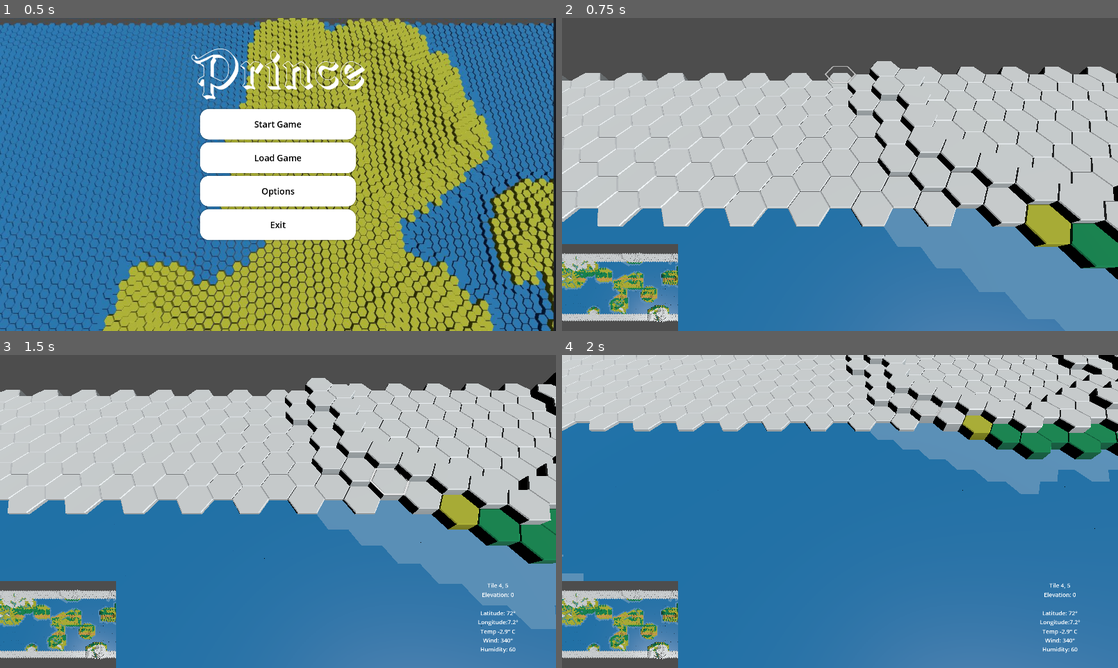
Above: before the commit, frames 1-4 (two rows, left to right).
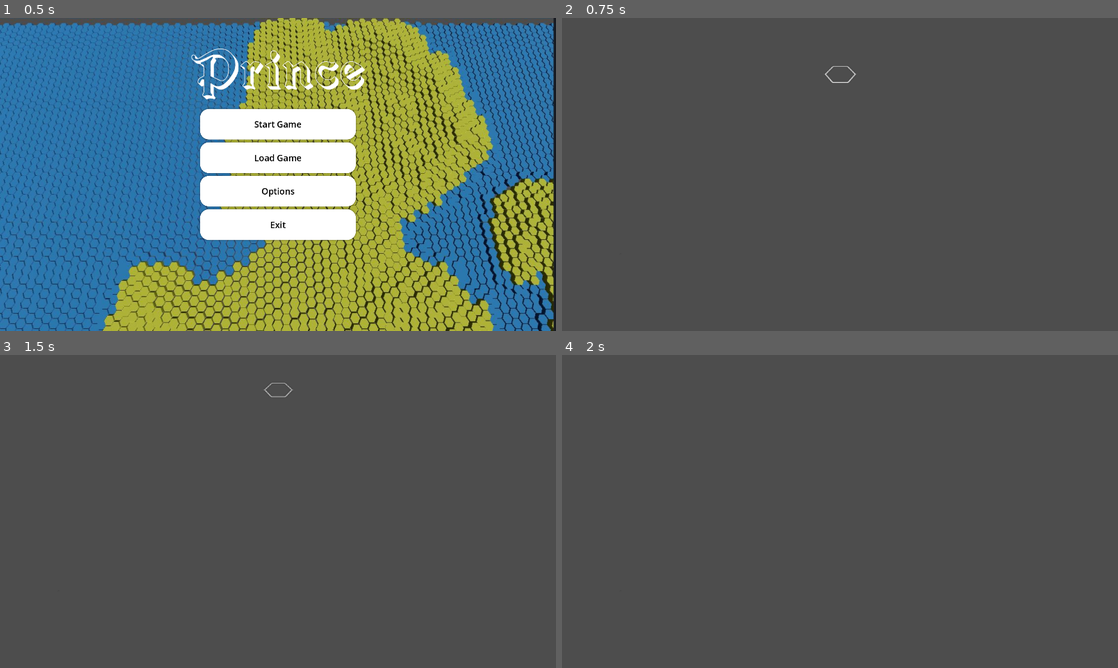
Above: after the commit, the same moments.

Repository: web-fu/prince
Game: Godot game, scene res://scenes/ui/MainMenu.tscn
Two runs of this game, one before a commit and one after it. Both use one fixed random seed, a clock stepped at 60 frames per second and the inputs below.
Inputs (mouse positions are in pixels of both pictures, inside the frame that each line leads up to):
- Up to frame 1 (0.5 s): no input
- Up to frame 2 (0.75 s): click "Start Game" at 0.5 s
- Up to frame 3 (1.5 s): tap Enter at 1.25 s; move the mouse to (400, 495) at 1.27 s; hold E (axial_move_north_east) from 1.28 s (still down); hold Down (camera_move_down) from 1.28 s (still down); click (400, 495) at 1.42 s
- Up to frame 4 (2 s): keep holding E (axial_move_north_east); keep holding Down (camera_move_down)

Frame 1 is identical in both runs. In frame 2, 81% of the frame differs, in the area x 0-100%, y 13-100%; in frame 3, 88%; in frame 4, 99%, in the area x 0-100%, y 0-100%.
Error after the commit: Parse Error: Too many arguments for "new()" call. Expected at most 1 but received 2. (res://scripts/generation/PlateGenerator.gd:7)

Commit message:
Removed wind, tectonic stress, simplified climate

Diff:
--- a/scenes/ui/tile_info.gd
+++ b/scenes/ui/tile_info.gd
@@ -23,4 +23,4 @@
 	else:
 		river.text = ""
 	coordinates.text = "Latitude: " + str(hex.latitude) + '°\nLongitude:' + str(hex.longitude) +'°'
-	climate.text = "Temp " + str(snapped(hex.baseTemp, 0.1)) + "° C\nWind: " + str(hex.windDirection) + '°\nHumidity: ' + str(hex.humidity)
+	climate.text = "Temp " + str(snapped(hex.baseTemp, 0.1)) + "° C\n °\nHumidity: " + str(hex.humidity) + '%'
--- a/scripts/domain/Hex.gd
+++ b/scripts/domain/Hex.gd
@@ -2,15 +2,14 @@
 
 var coord: OffsetCoord
 var plate_id:int = 0
+var vertex_distance:int = 0
 var elevation:int = Common.MAX_DEPTH
-var stress:float = 0.0
 var has_river:bool
 var river: River
 var latitude: float
 var longitude: float
 var baseTemp: float
 var humidity: float
-var windDirection: float
 
 func _init(col:int, row:int):
 	self.coord = OffsetCoord.new(col, row)
--- a/scripts/domain/HexGrid.gd
+++ b/scripts/domain/HexGrid.gd
@@ -3,7 +3,7 @@
 var cols: int
 var rows: int
 var axis_tilt := 23.0 # DO NOT PUT 0!
-var temp_min := -20.0
+var temp_min := -10.0
 var temp_max := 40.0
 
 var hexes := {} # Dictionary<Vector2i, Hex>
@@ -21,15 +21,6 @@
 	hex.latitude = (0.5 - float(row) / float(rows)) * 180.0
 	hex.longitude = float(col if col < cols / 2 else col - cols) / cols * 180.0
 	hex.baseTemp = (cos(deg_to_rad(abs(hex.latitude) - axis_tilt)) + cos(deg_to_rad(abs(hex.latitude) + axis_tilt))) / 2 * (temp_max - temp_min) + temp_min
-	if abs(hex.latitude) < axis_tilt:
-		hex.windDirection = - lerp_angle(deg_to_rad(180), deg_to_rad(90), abs(hex.latitude) / axis_tilt)
-		if sign(hex.latitude):
-			hex.windDirection *= sign(hex.latitude)
-	if abs(hex.latitude) >= axis_tilt and abs(hex.latitude) < 90 - axis_tilt:
-		hex.windDirection = lerp_angle(deg_to_rad(90), deg_to_rad(0), (abs(hex.latitude) - axis_tilt) / (90 - axis_tilt * 2) ) * sign(hex.latitude)
-	if abs(hex.latitude) >= 90 - axis_tilt:
-		hex.windDirection = lerp_angle(deg_to_rad(0), deg_to_rad(270), (abs(hex.latitude) + axis_tilt - 90) / axis_tilt) * sign(hex.latitude)
-	hex.windDirection = int(round(rad_to_deg(hex.windDirection) + 360)) % 360
 
 	hexes[Vector2i(col, row)] = hex
 
@@ -42,3 +33,12 @@
 	for coord in coords:
 		result.append(self.get_hex(coord))
 	return result
+
+func rand_points(n: int, rng: RandomNumberGenerator):
+	var hexes = []
+	for i in range(n):
+		var col = rng.randi_range(0, self.cols - 1)
+		var row = rng.randi_range(0, self.rows - 1)
+		var hex = self.get_hex(OffsetCoord.new(col, row))
+		hexes.append(hex)
+	return hexes
--- a/scripts/domain/Plate.gd
+++ b/scripts/domain/Plate.gd
@@ -1,13 +1,13 @@
 class_name Plate
 
-var id:int
-var movement:Vector2
+var id: int
+var coord: OffsetCoord
+var movement: Vector2
+var hexes: Array
+var max_distance: int = 0
 
-func _init(id:int, rng:RandomNumberGenerator):
+func _init(id:int):
 	self.id = id
-	rand_movement(rng)
 
-func rand_movement(rng: RandomNumberGenerator):
-	var direction = CoordConverter.AXIAL_DIRECTIONS[rng.randi_range(0, 5)]
-	movement.x = direction.q
-	movement.y = direction.r
+func add_hex(hex: Hex):
+	hexes.append(hex)
--- a/scripts/generation/ClimateGenerator.gd
+++ b/scripts/generation/ClimateGenerator.gd
@@ -2,26 +2,11 @@
 
 static func generate(grid:HexGrid, rng:RandomNumberGenerator):
 	var tiles = grid.hexes.values()
+	var h_noise = MapNoise.new(rng.seed, 4, 0.05)
+	var t_noise = MapNoise.new(rng.seed, 5, 0.04)
 
 	for current in tiles:
 		current.humidity = 100.0
 		if current.elevation >= 0:
-			current.humidity = 60
-			current.baseTemp -= 6.5 * current.elevation
-
-	for i in range(0, 2):
-		for current in tiles:
-			var direction = (6 - int(round((current.windDirection - 90) / 60))) % 6
-			var axisDirection = CoordConverter.AXIAL_DIRECTIONS[direction]
-			var axialTo = CoordConverter.axialSum(CoordConverter.offsetToAxial(current.coord), axisDirection)
-			var to = CoordConverter.normalize(CoordConverter.axialToOffset(axialTo))
-			if ! to:
-				continue
-			var hexTo = grid.get_hex(to)
-			var hDiff = min(current.humidity, max(10, current.baseTemp))
-			if hexTo.elevation > 2:
-				continue
-			if current.elevation >= 0:
-				current.humidity -= hDiff
-			hexTo.humidity += hDiff
-			hexTo.humidity = min(100, hexTo.humidity)
+			current.humidity = (h_noise.get_noise(current) + 0.5) * 100
+			current.baseTemp -= 6.5 * current.elevation + t_noise.get_noise(current) * 5
